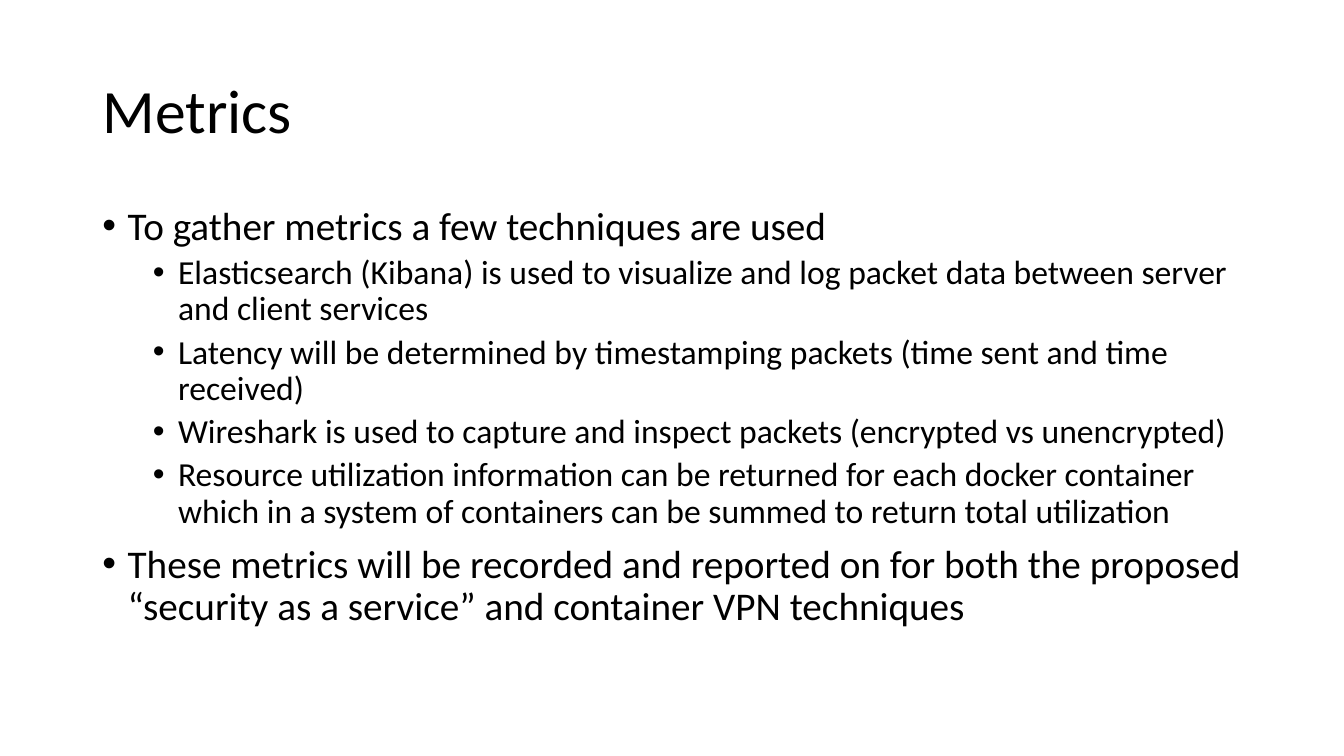
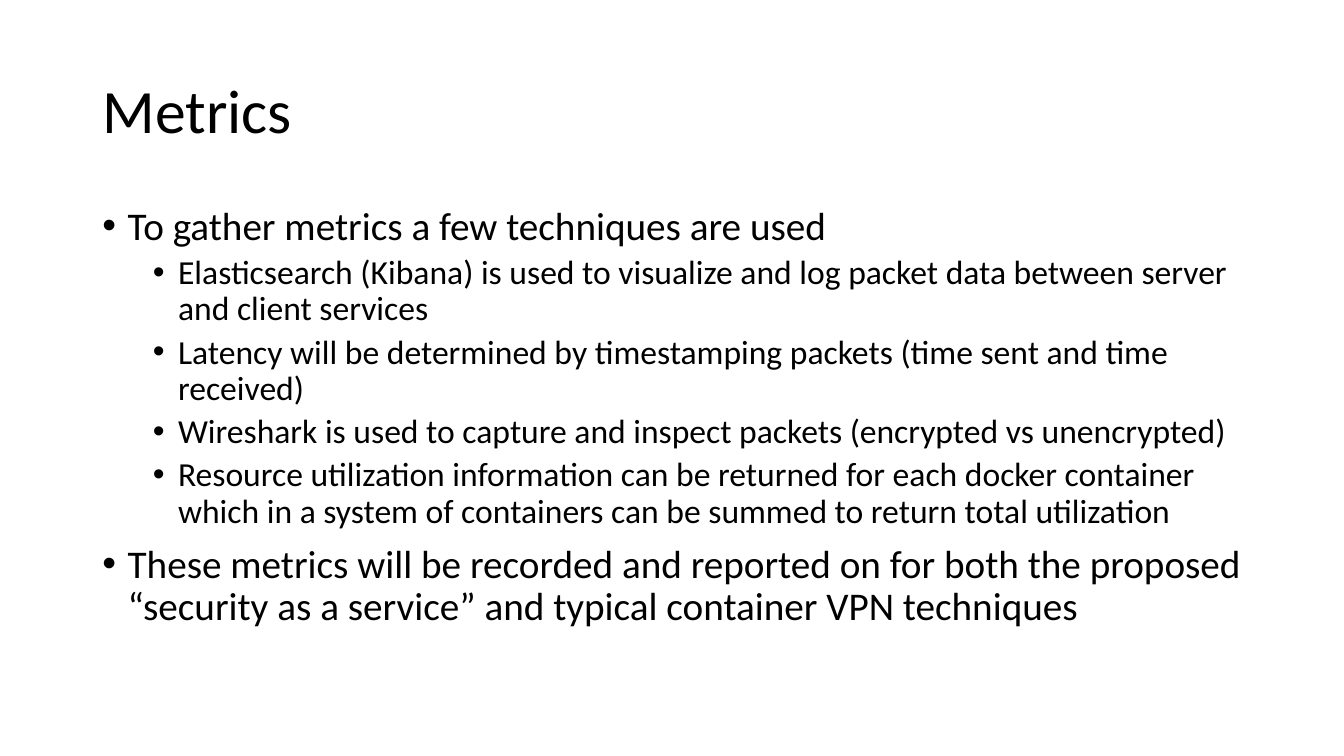
Before and after one commit to devagent42/ITEC5102F-Project, a slide deck: slide 12 of Presentation/Progress Presentation Slides.pptx. Drawn at 1344x756 pixels with LibreOffice and Linux fonts; fonts in the diff are those of the drawing. Boxes give left, top, right and bottom in pixels: in the first picture for what was removed or moved away, otherwise in the second. Text is boxed around its words. In the diff, an @@ line names an element or a change of style, - is before the commit and + after.

```diff
--- a/Presentation/Progress Presentation Slides.pptx
+++ b/Presentation/Progress Presentation Slides.pptx
@@ text at [128,550,1241,627]: text changed @@
-• These metrics will be recorded and reported on for both the proposed “security as a service” and container VPN techniques
+• These metrics will be recorded and reported on for both the proposed “security as a service” and typical container VPN techniques
```
Also in this commit, not shown: 1 other slide changed.
